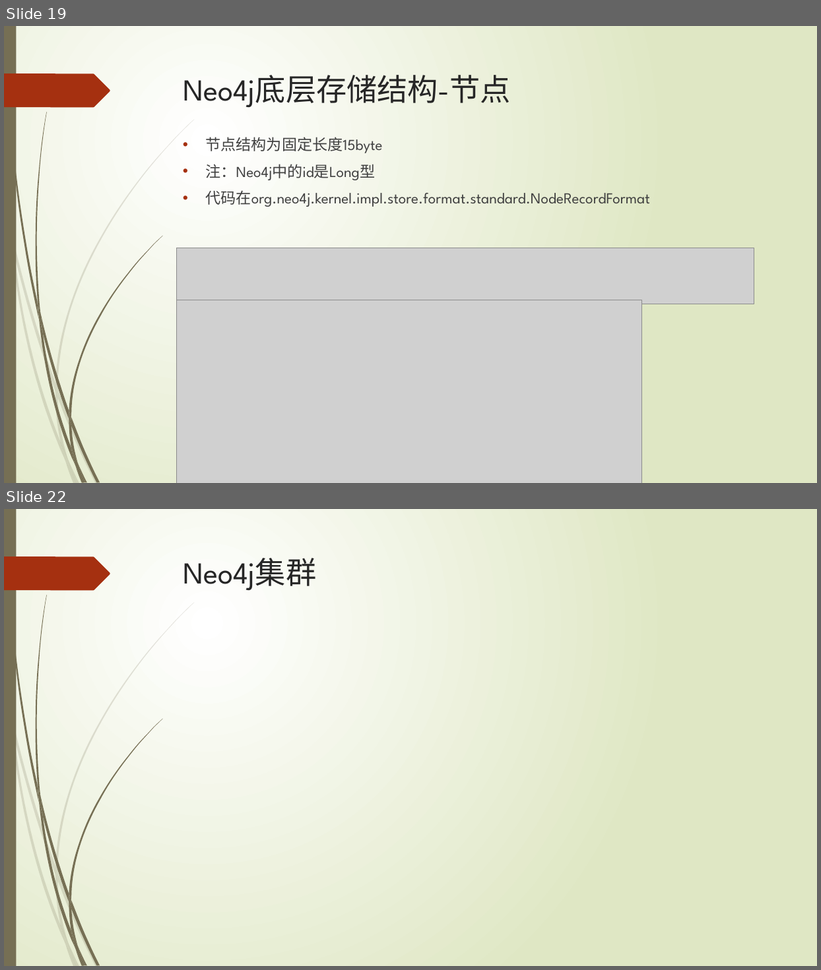
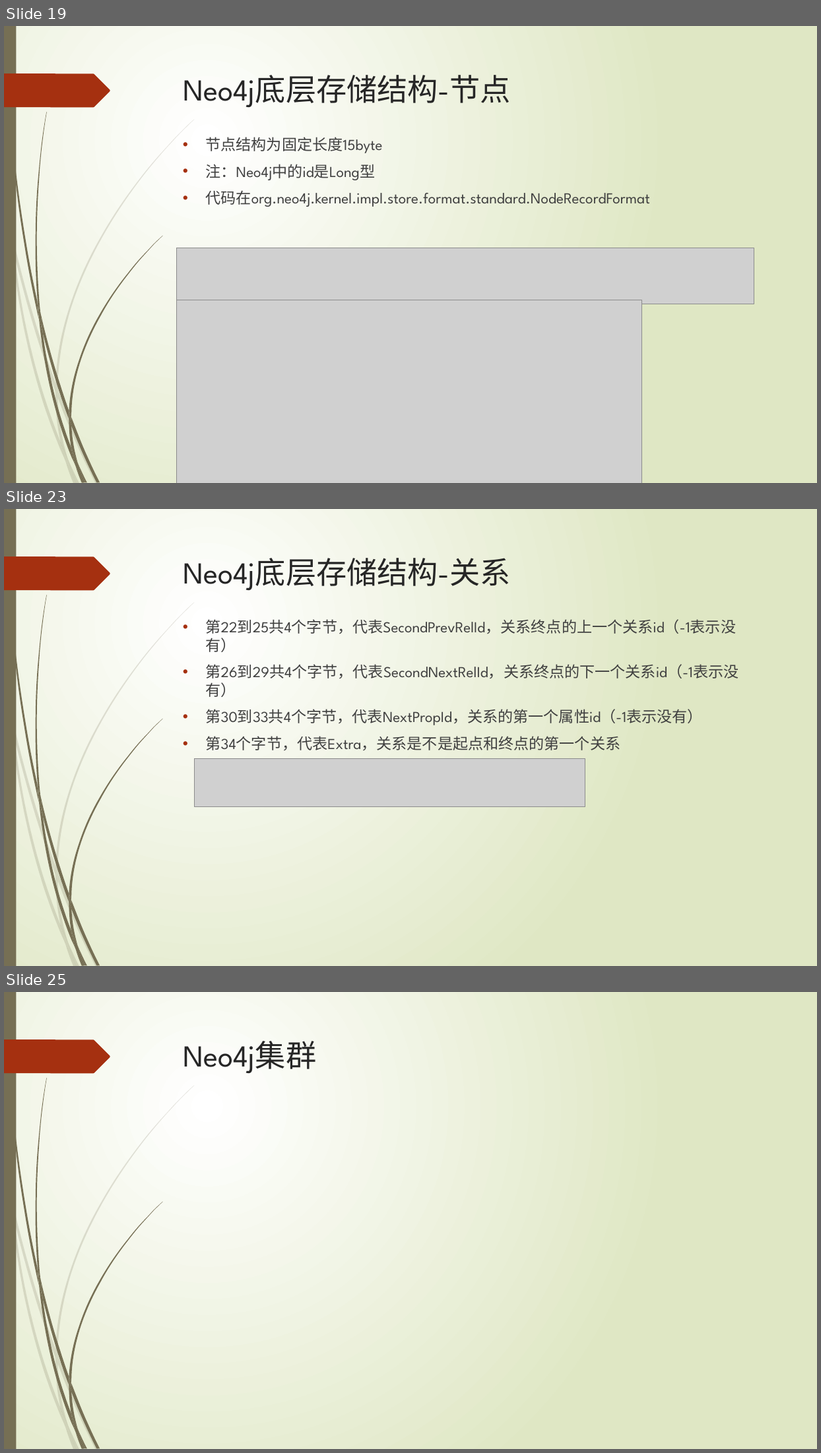
Before and after one commit to xljnc/thor, a slide deck: doc/Neo4j简介.pptx. Shown one above the other, each under a label of ours: slides 19 and 22 before the commit, slides 19, 23 and 25 after it; the slides between them are not shown. The pictures are 821x970 and 821x1453 pixels, drawn with LibreOffice and Linux fonts; fonts in the diff are those of the drawing; grey boxes stand for pictures. Boxes give left, top, right and bottom in pixels: in the first picture for what was removed or moved away, otherwise in the second. Text is boxed around its words. In the diff, an @@ line names an element or a change of style, - is before the commit and + after.

```diff
--- a/doc/Neo4j简介.pptx
+++ b/doc/Neo4j简介.pptx
@@ slide 23 added at [4,509,817,966], background gradient #FFFFFF to #DFE8C4; not listed: 24 template elements that a slide beside it also shows @@
@@ title added at [183,558,511,590], 36 pt, text #262626 @@
+Neo4j底层存储结构-关系
@@ text added at [206,617,739,751], 18 pt, text #404040 @@
+• 第22到25共4个字节，代表SecondPrevRelId，关系终点的上一个关系id（-1表示没有）
+• 第26到29共4个字节，代表SecondNextRelId，关系终点的下一个关系id（-1表示没有）
+• 第30到33共4个字节，代表NextPropId，关系的第一个属性id（-1表示没有）
+• 第34个字节，代表Extra，关系是不是起点和终点的第一个关系
@@ picture added at [195,759,585,807] @@
@@ what was slide 22 is now slide 25 @@
```
Also in this commit, not shown: 4 slides changed, 2 other slides added.
